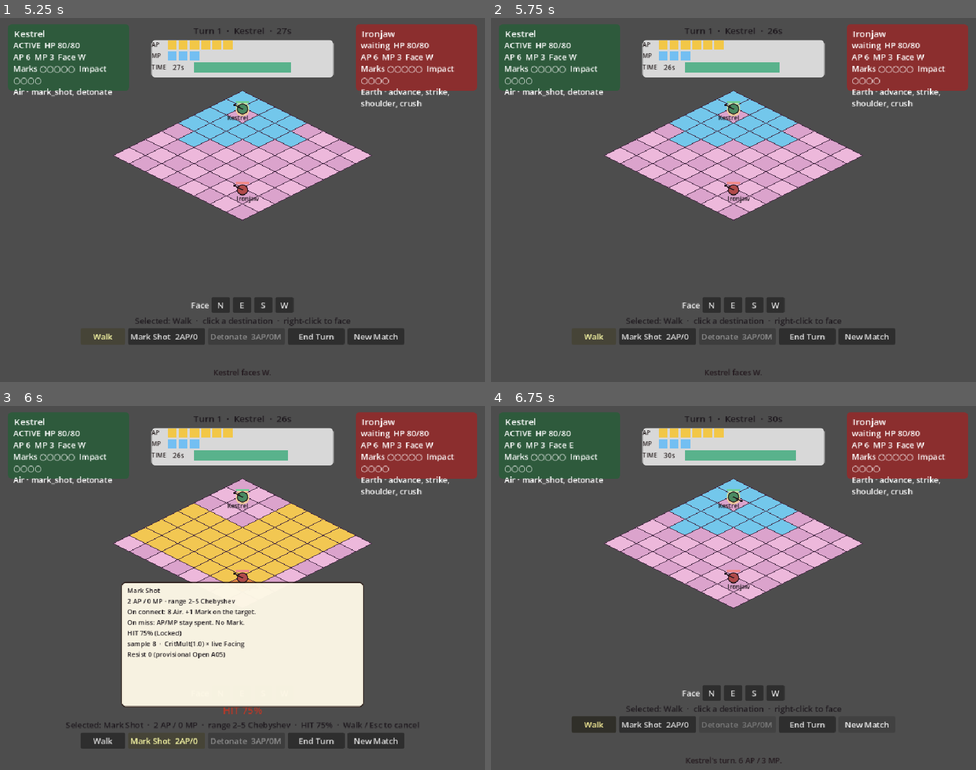
Above: before the commit, frames 1-4 (two rows, left to right).
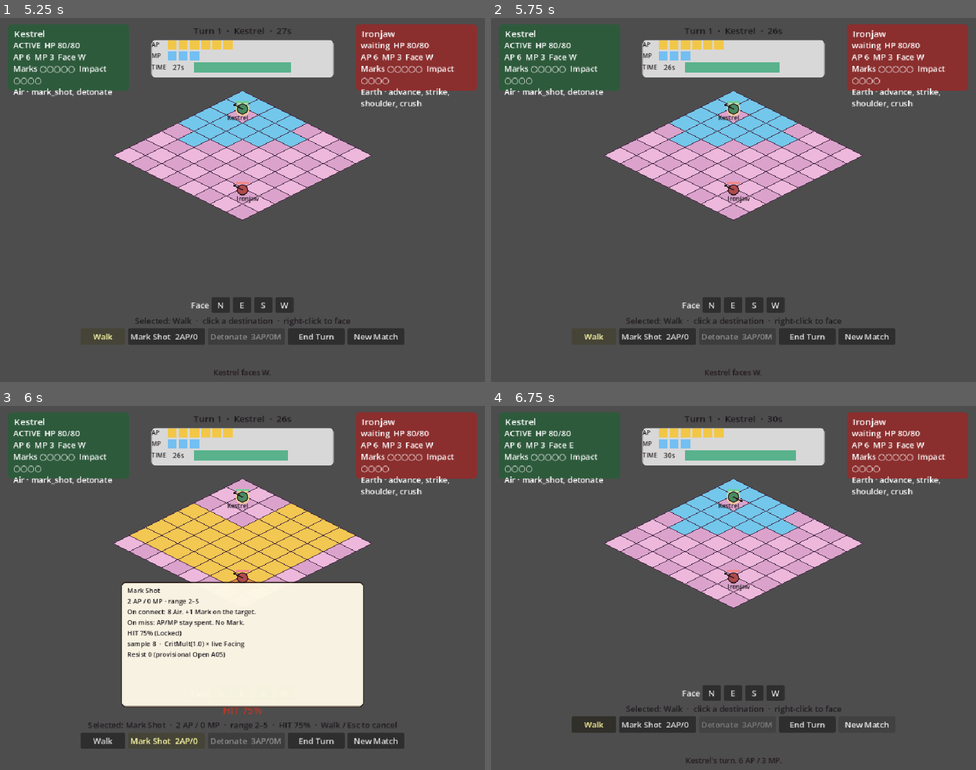
Above: after the commit, the same moments.

Repository: maurogp12/stasiumxii
Game: Godot game, scene res://main.tscn
The game is run twice, just before and just after one commit, with the same random seed, the same clock (stepped at 60 frames per second) and the same inputs.
Inputs:
- Up to frame 1 (5.25 s): click "New Match" at 0.5 s; click "New Match" at 1.25 s; click "N" at 2 s; click "E" at 2.75 s; click "S" at 3.5 s; click "W" at 4.25 s; click "Walk" at 5 s
- Up to frame 2 (5.75 s): no input
- Up to frame 3 (6 s): click "Mark Shot 2AP/0MP" at 5.75 s
- Up to frame 4 (6.75 s): click "New Match" at 6.5 s

Frames 1-2 are identical in both runs. In frame 3, 0.4% of the frame differs, in the area x 13-87%, y 53-89%; in frame 4, nothing differs.

Commit message:
Show player-facing range without Chebyshev.
preview_cast now exposes range_text (range 2–5) for HUD/tooltip cards while keeping range_mode chebyshev and max(|dx|,|dy|) internally. Advance still names Manhattan.

Co-authored-by: maurogp12 <maurogp12@users.noreply.github.com>

Diff:
--- a/backend/combat_sim.gd
+++ b/backend/combat_sim.gd
@@ -403,6 +403,7 @@
 		"range_mode": str(def.get("range_mode", "")),
 		"min_range": int(def.get("min_range", 0)),
 		"max_range": int(def.get("max_range", 0)),
+		"range_text": SpellKits.range_text(def),
 		"in_range": false,
 		"hit_chance": null,
 		"on_connect_text": str(lines.get("on_connect", "")),
@@ -453,7 +454,7 @@
 		out["impact_before"] = impact_before
 		out["would_stun"] = impact_before == int(def.get("stun_if_impact_before", 4)) and impact_before >= spend
 	elif spell_id == SpellKits.SHOULDER:
-		notes.append("Push 1 Chebyshev along the line. Occupied/OOB dest is Locked Push (1): no-move + push_blocked.")
+		notes.append("Push 1 along the line. Occupied/OOB dest is Locked Push (1): no-move + push_blocked.")
 
 	out["notes"] = notes
 	out["reason"] = _preview_reason(def, actor, target, from_cell, to_cell, out["in_range"])
@@ -525,7 +526,7 @@
 		SpellKits.CRUSH:
 			return {"on_connect": "24 Earth. Spends 2 Impact. Stun 1 if Impact was 4.", "on_miss": "Impact retained. AP/MP stay spent."}
 		SpellKits.ADVANCE:
-			return {"on_connect": "Teleport snap. +1 Impact if Chebyshev-adjacent. Facing unchanged.", "on_miss": "No roll."}
+			return {"on_connect": "Teleport snap. +1 Impact if adjacent. Facing unchanged.", "on_miss": "No roll."}
 		_:
 			return {"on_connect": "", "on_miss": ""}
 
--- a/data/kits.gd
+++ b/data/kits.gd
@@ -147,3 +147,12 @@
 	if def.is_empty():
 		return false
 	return bool(def.get("rolls", false))
+
+
+## Player-facing band. Internal range_mode stays chebyshev / manhattan.
+static func range_text(def: Dictionary) -> String:
+	var lo := int(def.get("min_range", 0))
+	var hi := int(def.get("max_range", 0))
+	if str(def.get("range_mode", "chebyshev")) == "manhattan":
+		return "range %d–%d Manhattan" % [lo, hi]
+	return "range %d–%d" % [lo, hi]
--- a/data/spell_tooltip.gd
+++ b/data/spell_tooltip.gd
@@ -27,13 +27,13 @@
 	if needs_marks:
 		var gate := str(preview.get("gate_text", "")).strip_edges()
 		lines.append(gate if gate != "" else "needs Marks")
-	var metric := "Manhattan" if str(preview.get("range_mode", "chebyshev")) == "manhattan" else "Chebyshev"
-	lines.append("%d AP / %d MP · range %d–%d %s" % [
+	var range_line := str(preview.get("range_text", "")).strip_edges()
+	if range_line == "":
+		range_line = SpellKits.range_text(preview)
+	lines.append("%d AP / %d MP · %s" % [
 		int(preview.get("ap", 0)),
 		int(preview.get("mp", 0)),
-		int(preview.get("min_range", 0)),
-		int(preview.get("max_range", 0)),
-		metric,
+		range_line,
 	])
 	var on_connect := str(preview.get("on_connect_text", "")).strip_edges()
 	if on_connect != "":
--- a/tests/run_combat_tests.gd
+++ b/tests/run_combat_tests.gd
@@ -897,9 +897,12 @@
 	truthy(view.contains("legal_intents"), "board highlights come from CombatSim legal_intents")
 	truthy(view.contains('highlight := "advance"'), "Advance dests use advance highlight")
 	var hud := FileAccess.get_file_as_string("res://ui/hud.gd")
-	eq(hud.contains("range %d–%d Chebyshev"), false, "Advance selected label is not hardcoded Chebyshev")
-	truthy(hud.contains("range %d–%d %s"), "selected label uses range_mode metric")
-	truthy(hud.contains("Manhattan"), "HUD still names Manhattan range")
+	eq(hud.contains("Chebyshev"), false, "selected label does not name Chebyshev")
+	truthy(hud.contains("SpellKits.range_text"), "selected label uses player-facing range_text")
+	var kits := FileAccess.get_file_as_string("res://data/kits.gd")
+	truthy(kits.contains("Manhattan"), "kit range_text still names Manhattan")
+	eq(SpellKits.range_text(SpellKits.spell(SpellKits.ADVANCE)), "range 1–2 Manhattan", "Advance selected range stays Manhattan")
+	eq(SpellKits.range_text(SpellKits.spell(SpellKits.MARK_SHOT)), "range 2–5", "Mark Shot selected range omits Chebyshev")
 	eq(hud.contains("%d AP + Manhattan MP"), false, "HUD no longer advertises Manhattan MP for Advance")
 	eq(hud.contains("%dAP + MP"), false, "HUD Advance button is not AP + MP")
 	eq(hud.contains("Detonate"), false, "range patch does not add Detonate")
@@ -1871,6 +1874,7 @@
 	eq(preview["range_mode"], "chebyshev", "Mark Shot range_mode is Chebyshev")
 	eq(preview["min_range"], 2, "Mark Shot min 2")
 	eq(preview["max_range"], 5, "Mark Shot max 5")
+	eq(preview["range_text"], "range 2–5", "Mark Shot HUD range_text omits Chebyshev")
 	eq(preview["in_range"], true, "Chebyshev 5 is in Mark Shot range")
 	eq(preview["rolling"], true, "Mark Shot is a rolling cast")
 	eq(preview["hit_chance"], 75, "Mark Shot range 5 uses Locked 75% band")
@@ -2010,6 +2014,7 @@
 	eq(preview["rolling"], true, "Shoulder is rolling")
 	eq(preview["hit_chance"], 90, "Shoulder melee uses Locked 90%")
 	truthy(_notes_has(preview["notes"], "Push"), "Shoulder preview notes the push")
+	eq(_notes_has(preview["notes"], "Chebyshev"), false, "Shoulder HUD note does not name Chebyshev")
 	eq(preview["on_connect_text"], "6 Earth. +1 Impact. Push 1.", "Shoulder connect kit line")
 
 	# Advance: teleport note, no hit_chance, sample_damage null.
@@ -2029,13 +2034,14 @@
 	eq(preview["range_mode"], "manhattan", "Advance range_mode is Manhattan")
 	eq(preview["min_range"], 1, "Advance min 1")
 	eq(preview["max_range"], 2, "Advance max 2")
+	eq(preview["range_text"], "range 1–2 Manhattan", "Advance HUD range_text keeps Manhattan")
 	eq(preview["in_range"], true, "Manhattan 2 is in Advance range")
 	eq(preview["rolling"], false, "Advance is not a rolling cast")
 	eq(preview["hit_chance"], null, "Advance has no hit_chance")
 	eq(preview["sample_damage"], null, "Advance sample_damage is null")
 	eq(preview["legal"], true, "empty Manhattan 2 Advance dest is legal")
 	truthy(_notes_has(preview["notes"], "teleport"), "Advance notes teleport")
-	eq(preview["on_connect_text"], "Teleport snap. +1 Impact if Chebyshev-adjacent. Facing unchanged.", "Advance connect kit line")
+	eq(preview["on_connect_text"], "Teleport snap. +1 Impact if adjacent. Facing unchanged.", "Advance connect kit line")
 	eq(preview["on_miss_text"], "No roll.", "Advance has no roll")
 	_assert_preview_did_not_mutate(before, "Advance preview is read-only")
 	eq(_unit(1)["pos"], Vector2i(3, 3), "Advance preview does not teleport")
@@ -2046,6 +2052,8 @@
 	eq(_sim.snapshot()["crit_roll"], false, "crit roll stays OFF after preview_cast")
 	var sim_src := FileAccess.get_file_as_string("res://backend/combat_sim.gd")
 	truthy(sim_src.contains("func preview_cast"), "CombatSim exposes preview_cast")
+	truthy(sim_src.contains("func chebyshev"), "CombatSim still keeps the chebyshev metric")
+	truthy(sim_src.contains("range_text"), "preview_cast exposes player-facing range_text")
 	eq(sim_src.contains("WIND_MOD"), false, "preview patch does not add WIND_MOD")
 	eq(sim_src.contains("* WindMod"), false, "preview patch does not multiply by WindMod")
 
@@ -2366,7 +2374,9 @@
 	eq(mark_preview["hit_chance"], 75, "Mark Shot preview HIT is Locked 75 at range 5")
 	truthy(mark.contains("Mark Shot"), "Mark Shot card names the spell")
 	truthy(mark.contains("2 AP / 0 MP"), "Mark Shot card names AP/MP from preview")
-	truthy(mark.contains("range 2–5 Chebyshev"), "Mark Shot card names Chebyshev range from preview")
+	eq(mark_preview["range_text"], "range 2–5", "Mark Shot preview_cast range_text is player-facing")
+	truthy(mark.contains("range 2–5"), "Mark Shot card names range from preview")
+	eq(mark.contains("Chebyshev"), false, "Mark Shot card does not name Chebyshev")
 	truthy(mark.contains("On connect: 8 Air. +1 Mark on the target."), "Mark Shot connect line is preview kit text")
 	truthy(mark.contains("On miss: AP/MP stay spent. No Mark."), "Mark Shot miss line is preview kit text")
 	truthy(mark.contains("HIT 75% (Locked)"), "Mark Shot card uses preview hit_chance")
@@ -2403,7 +2413,9 @@
 	eq(detonate_preview["marks_on_target"], 3, "Detonate preview uses current Marks")
 	eq(detonate_preview["sample_damage"], 24, "Detonate M=3 samples 24")
 	truthy(detonate.contains("3 AP / 0 MP"), "Detonate card names AP/MP from preview")
-	truthy(detonate.contains("range 1–6 Chebyshev"), "Detonate card names Chebyshev range from preview")
+	eq(detonate_preview["range_text"], "range 1–6", "Detonate preview_cast range_text is player-facing")
+	truthy(detonate.contains("range 1–6"), "Detonate card names range from preview")
+	eq(detonate.contains("Chebyshev"), false, "Detonate card does not name Chebyshev")
 	truthy(detonate.contains("On connect: 6+6×M Air. Consumes Marks on the target."), "Detonate connect line is preview kit text")
 	truthy(detonate.contains("On miss: Marks stay. AP/MP stay spent."), "Detonate miss line is preview kit text")
 	truthy(detonate.contains("HIT 80% (Locked)"), "Detonate card uses preview hit_chance")
@@ -2449,7 +2461,8 @@
 	})
 	_sim.submit({"type": "end_turn"})
 	var strike := SpellTooltip.card_text(_sim.preview_cast(SpellKits.STRIKE, Vector2i(3, 3), Vector2i(4, 3), 0))
-	truthy(strike.contains("range 1–1 Chebyshev"), "Strike card names Chebyshev 1 from preview")
+	truthy(strike.contains("range 1–1"), "Strike card names range 1 from preview")
+	eq(strike.contains("Chebyshev"), false, "Strike card does not name Chebyshev")
 	truthy(strike.contains("On connect: 16 Earth. +1 Impact."), "Strike connect line is preview kit text")
 	truthy(strike.contains("HIT 90% (Locked)"), "Strike card uses preview melee 90%")
 	truthy(strike.contains("sample 16"), "Strike card uses preview sample_damage")
@@ -2556,7 +2569,8 @@
 	truthy(gated_lines.size() >= 2, "M=0 Detonate card has a lead-in")
 	eq(str(gated_lines[1]), "needs Marks", "M=0 Detonate card leads with needs Marks")
 	truthy(gated_card.contains("3 AP / 0 MP"), "M=0 Detonate card keeps costs")
-	truthy(gated_card.contains("range 1–6 Chebyshev"), "M=0 Detonate card keeps range")
+	truthy(gated_card.contains("range 1–6"), "M=0 Detonate card keeps range")
+	eq(gated_card.contains("Chebyshev"), false, "M=0 Detonate card does not name Chebyshev")
 	truthy(gated_card.contains("HIT "), "M=0 Detonate card keeps HIT%")
 	eq(gated_card.contains("sample 6"), false, "M=0 Detonate card does not lead with sample 6")
 	var sample_first := SpellTooltip.card_text({
@@ -2588,6 +2602,8 @@
 	eq(tooltip_src.contains("+5"), false, "tooltip source does not invent +5")
 	truthy(tooltip_src.contains("Locked A"), "tooltip source stamps Locked Stun A")
 	eq(tooltip_src.contains("OPEN A05"), false, "tooltip source does not hardcode OPEN A05")
+	eq(tooltip_src.contains("Chebyshev"), false, "tooltip formatter does not name Chebyshev")
+	truthy(tooltip_src.contains("range_text"), "tooltip formatter reads preview range_text")
 
 	var hud_src := FileAccess.get_file_as_string("res://ui/hud.gd")
 	truthy(hud_src.contains("show_spell_tooltip"), "HUD can show the attack card")
--- a/ui/hud.gd
+++ b/ui/hud.gd
@@ -816,14 +816,11 @@
 		_selected_label.text = "Selected: Walk  ·  click a destination  ·  right-click to face"
 		return
 	var def: Dictionary = SpellKits.spell(_selected_spell)
-	var range_metric := "Manhattan" if str(def.get("range_mode", "chebyshev")) == "manhattan" else "Chebyshev"
-	var text := "Selected: %s  ·  %d AP / %d MP  ·  range %d–%d %s" % [
+	var text := "Selected: %s  ·  %d AP / %d MP  ·  %s" % [
 		def.get("name", _selected_spell),
 		int(def.get("ap", 0)),
 		int(def.get("mp", 0)),
-		int(def.get("min_range", 0)),
-		int(def.get("max_range", 0)),
-		range_metric,
+		SpellKits.range_text(def),
 	]
 	if bool(def.get("rolls", false)) and _aim_hit_chance >= 0:
 		text += "  ·  %s" % aim_hit_caption(_aim_hit_chance)
Not shown, changed: README.md
